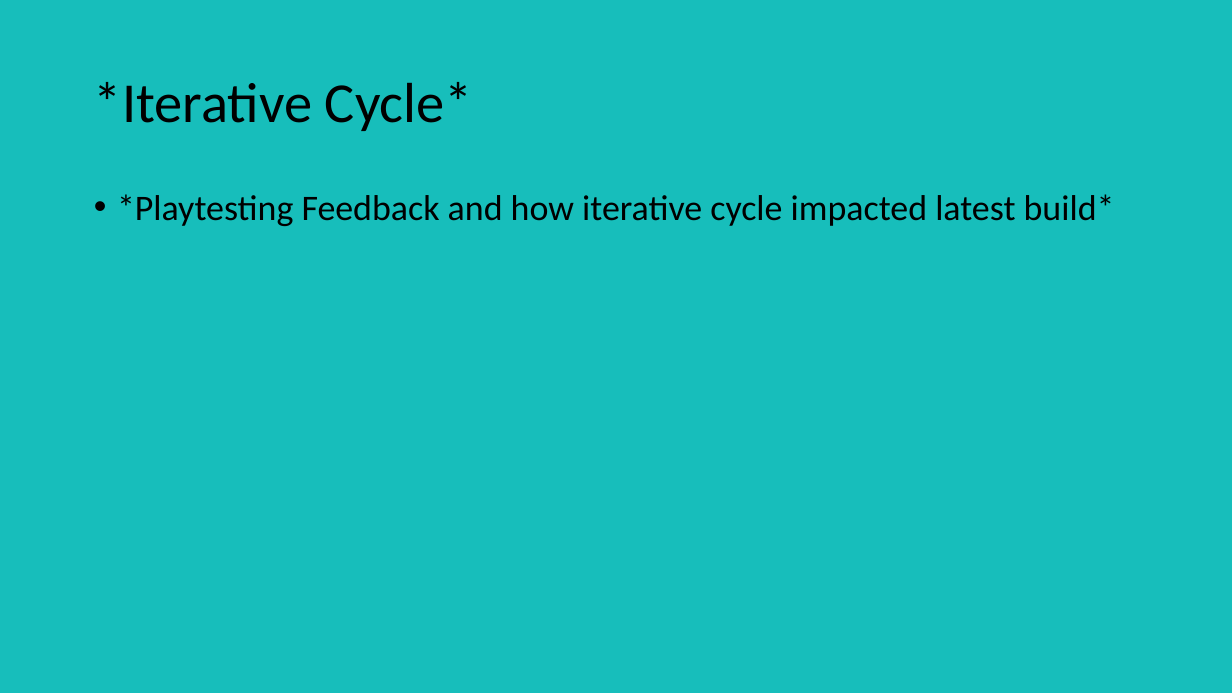
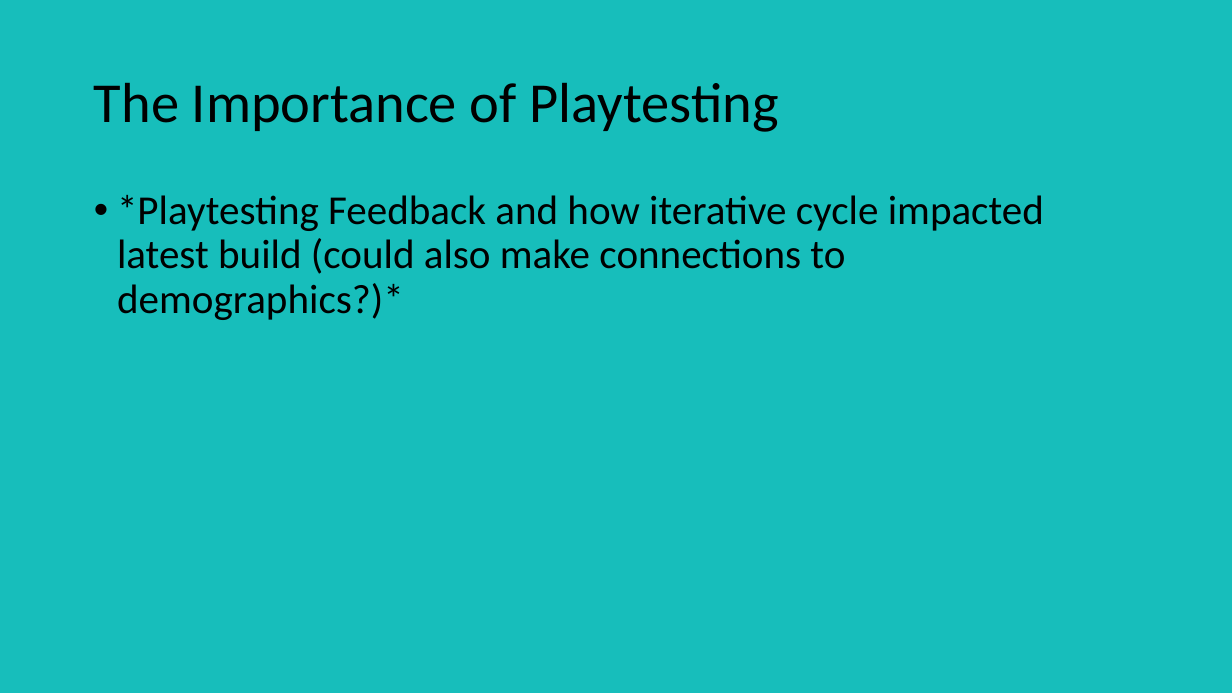
Before and after one commit to UoSGroupProjects1718/mgp-mgp-group-6, a slide deck: slide 8 of Pitch Presentations/Second Pitch Template.pptx (slide 6 before the commit). Drawn at 1232x693 pixels with LibreOffice and Linux fonts; fonts in the diff are those of the drawing. Boxes give left, top, right and bottom in pixels: in the first picture for what was removed or moved away, otherwise in the second. Text is boxed around its words. In the diff, an @@ line names an element or a change of style, - is before the commit and + after.

Commit message:
Uploaded Revised Presentation PowerPoint
Also uploaded appropriate stock images (edited and otherwise) for potential later use.

```diff
--- a/Pitch Presentations/Second Pitch Template.pptx
+++ b/Pitch Presentations/Second Pitch Template.pptx
@@ title at [94,83,779,132]: text changed @@
-*Iterative Cycle*
+The Importance of Playtesting
@@ text at [117,195,1044,320]: text changed; size 28 to 32 pt @@
-• *Playtesting Feedback and how iterative cycle impacted latest build*
+• *Playtesting Feedback and how iterative cycle impacted latest build (could also make connections to demographics?)*
```
Also in this commit, not shown: 7 other slides changed, 4 slides added, 1 slide removed, 8 other files.
